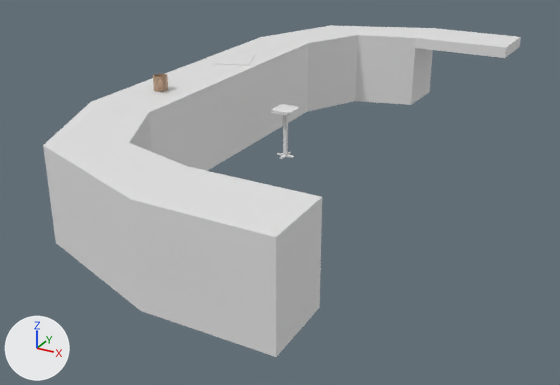
Before and after pictures for a commit that changed the glTF model Balcão.glb.
One viewpoint serves both versions: a 50 mm lens placed at (5.21, -7.77, 3.41), pointed at (1.15, -0.38, -0.28). Lighting does not change. The marker at lower left points along +X, +Y and +Z. The picture after the commit comes second. Where no turn or scale is listed for an object, it has been applied to the vertices. Vertices at exactly the same position are counted once.

Objects in the first picture: 'Counter-convcol', 'Mug', 'Paper', 'Stool'.
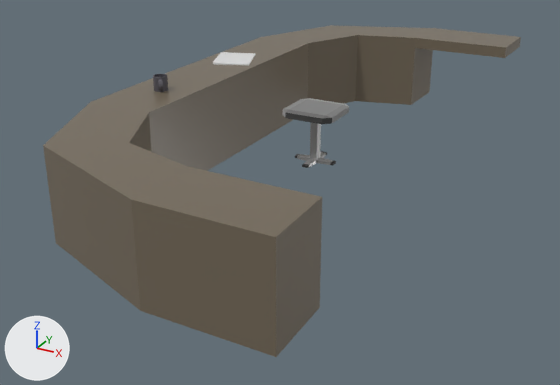
What changed in the scene script:
```text
Change mat_material_062:
    mat_material_062.base_color: (0.479, 0.324, 0.219) -> (0.103, 0.0973, 0.115)  # beige #b89a81 -> dark grey #5a585f
Add mat_material_143:
    mat_material_143 = principled_material('Material.143')
    mat_material_143.base_color = (0.498, 0.498, 0.498)  # grey #bbbbbb
    mat_material_143.metallic = 0.872
    mat_material_143.roughness = 0.372
Add mat_material_156:
    mat_material_156 = principled_material('Material.156')
    mat_material_156.base_color = (0.0186, 0.0186, 0.0186)  # black #252525
    mat_material_156.roughness = 0.372
    mat_material_156.sheen_weight = 1.0
Add mat_material_144:
    mat_material_144 = principled_material('Material.144')
    mat_material_144.base_color = (0.0282, 0.0282, 0.0282)  # black #2f2f2f
    mat_material_144.roughness = 0.927
    mat_material_144.sheen_weight = 1.0
    mat_material_144.sheen_roughness = 0.295
Add mat_material_154:
    mat_material_154 = principled_material('Material.154')
    mat_material_154.base_color = (0.175, 0.142, 0.0995)  # brown #746959
    mat_material_154.roughness = 0.303
Change me_cube_133:
    where me_cube_133.from_pydata(...)  # 46 vertices, 88 faces; spans x -0.39..2.9, y -3.64..3.64, z -0.5..0.5
    add me_cube_133.materials.append(mat_material_154)  # brown #746959
Change me_cube_134:
    used by ob_stool; location = (0.947, 0.126, 0.564)
    remove me_cube_134.from_pydata(...)  # 104 vertices, 204 faces; spans x -0.135..0.135, y -0.141..0.141, z -0.597..0.023
    add me_cube_134.from_pydata(...)  # 104 vertices, 204 faces; spans x -0.318..0.318, y -0.318..0.318, z -0.633..0.046
    me_cube_134 part 1: the whole mesh is rebuilt
    add me_cube_134.materials.append(mat_material_143)  # grey #bbbbbb
    add me_cube_134.materials.append(mat_material_156)  # black #252525
    add me_cube_134.materials.append(mat_material_144)  # black #2f2f2f
Change ob_stool:
    ob_stool.location: (0.947, 0.126, 0.564) -> (1.378, 0.078, 0.629)
```

Boxes [x1, y1, x2, y2] around the edits, measured in the pictures (560 x 385 px):
'Counter-convcol', recoloured (darker): [43, 25, 521, 357] in both
'Stool', reshaped, moved, recoloured (139% wider, 27% taller): before [272, 104, 299, 159]; after [283, 98, 349, 168]
'Mug', recoloured (beige to dark grey): [153, 74, 168, 92] in both
